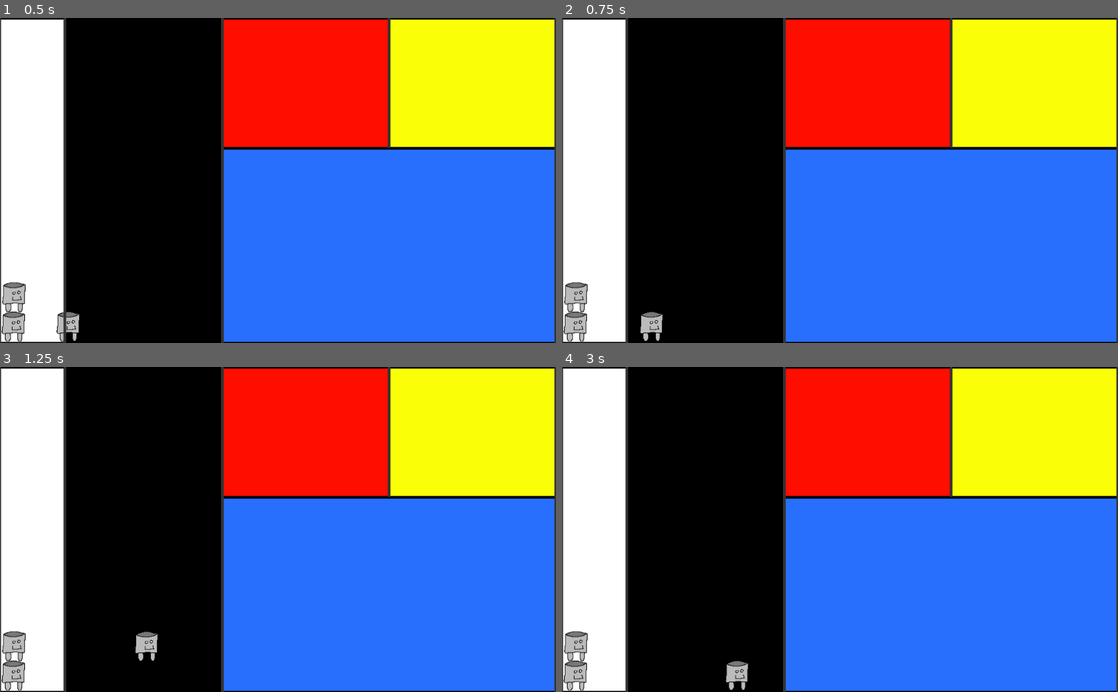
Above: before the commit, frames 1-4 (two rows, left to right).
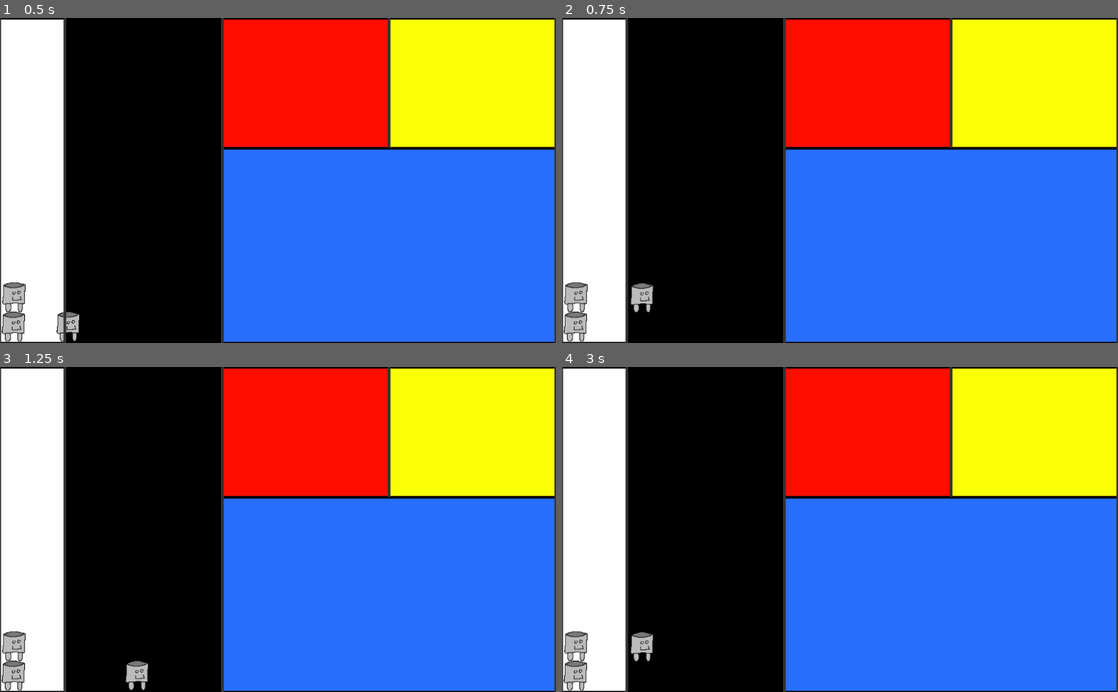
Above: after the commit, the same moments.

Repository: Avantir-Chaosfire/MondrianForever
Game: Godot game, scene res://scene/world/World.tscn
Two runs of this game, one before a commit and one after it. Both use one fixed random seed, a clock stepped at 60 frames per second and the inputs below.
Inputs:
- Up to frame 1 (0.5 s): no input
- Up to frame 2 (0.75 s): hold D (move_right) from 0.53 s (still down); tap Home (next_level, bound only after the commit) at 0.6 s
- Up to frame 3 (1.25 s): keep holding D (move_right); tap Space (jump) at 0.77 s
- Up to frame 4 (3 s): release D (move_right) at 1.28 s; hold A (move_left) 1.28-2.03 s; tap Home (next_level, bound only after the commit) at 1.35, 2.1, 2.85 s; tap Space (jump) at 1.52 s; hold D (move_right) from 2.03 s (still down)

Frame 1 is identical in both runs. In frame 2, 0.5% of the frame differs, in the area x 12-19%, y 81-100%; in frame 3, 0.5%; in frame 4, 0.6%, in the area x 12-34%, y 81-100%.

Commit message:
Adds level switching hotkey

Diff:
--- a/project.godot
+++ b/project.godot
@@ -90,6 +90,11 @@
 "events": [ Object(InputEventKey,"resource_local_to_scene":false,"resource_name":"","device":0,"alt":false,"shift":false,"control":false,"meta":false,"command":false,"pressed":false,"scancode":32,"unicode":0,"echo":false,"script":null)
  ]
 }
+next_level={
+"deadzone": 0.5,
+"events": [ Object(InputEventKey,"resource_local_to_scene":false,"resource_name":"","device":0,"alt":false,"shift":false,"control":false,"meta":false,"command":false,"pressed":false,"scancode":16777229,"unicode":0,"echo":false,"script":null)
+ ]
+}
 
 [layer_names]
 
--- a/scene/world/World.gd
+++ b/scene/world/World.gd
@@ -1,11 +1,25 @@
 extends Node2D
 
 var levelClasses = [
-	preload("res://scene/level/1/Level1.tscn")
+	preload("res://scene/level/1/Level1.tscn"),
+	preload("res://scene/level/1/Level1_tutorial.tscn")
 ]
 
 var currentLevel = null
+var currentLevelIndex = 0
 
 func _ready():
-	currentLevel = levelClasses[0].instance()
+	currentLevel = levelClasses[currentLevelIndex].instance()
 	add_child(currentLevel)
+
+func _process(delta):
+	if Input.is_action_just_pressed("next_level"):
+		advanceLevel()
+
+func advanceLevel():
+	remove_child(currentLevel)
+	currentLevelIndex += 1
+	if currentLevelIndex >= len(levelClasses):
+		currentLevelIndex = 0
+	currentLevel = levelClasses[currentLevelIndex].instance()
+	add_child(currentLevel)
